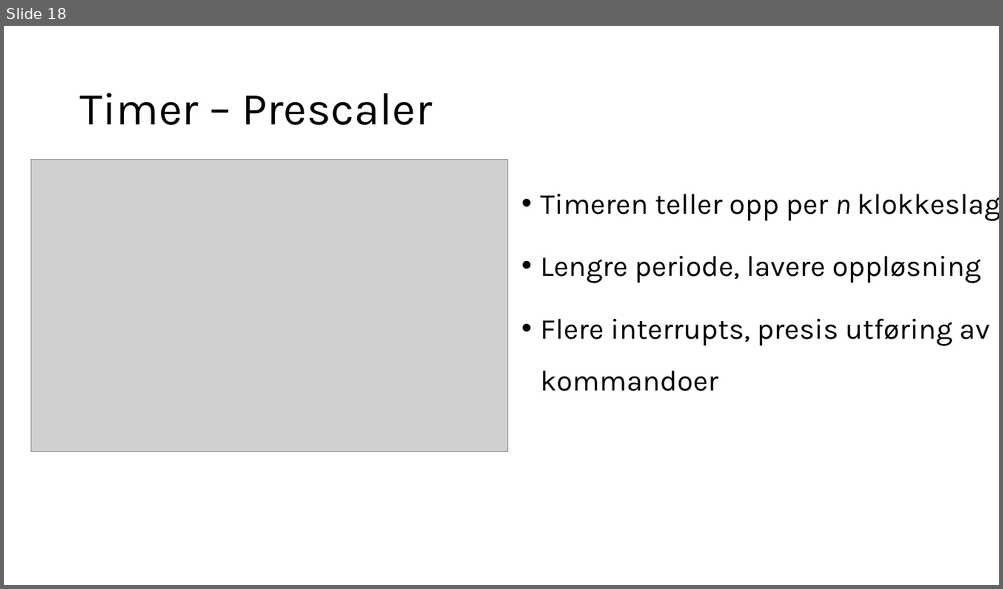
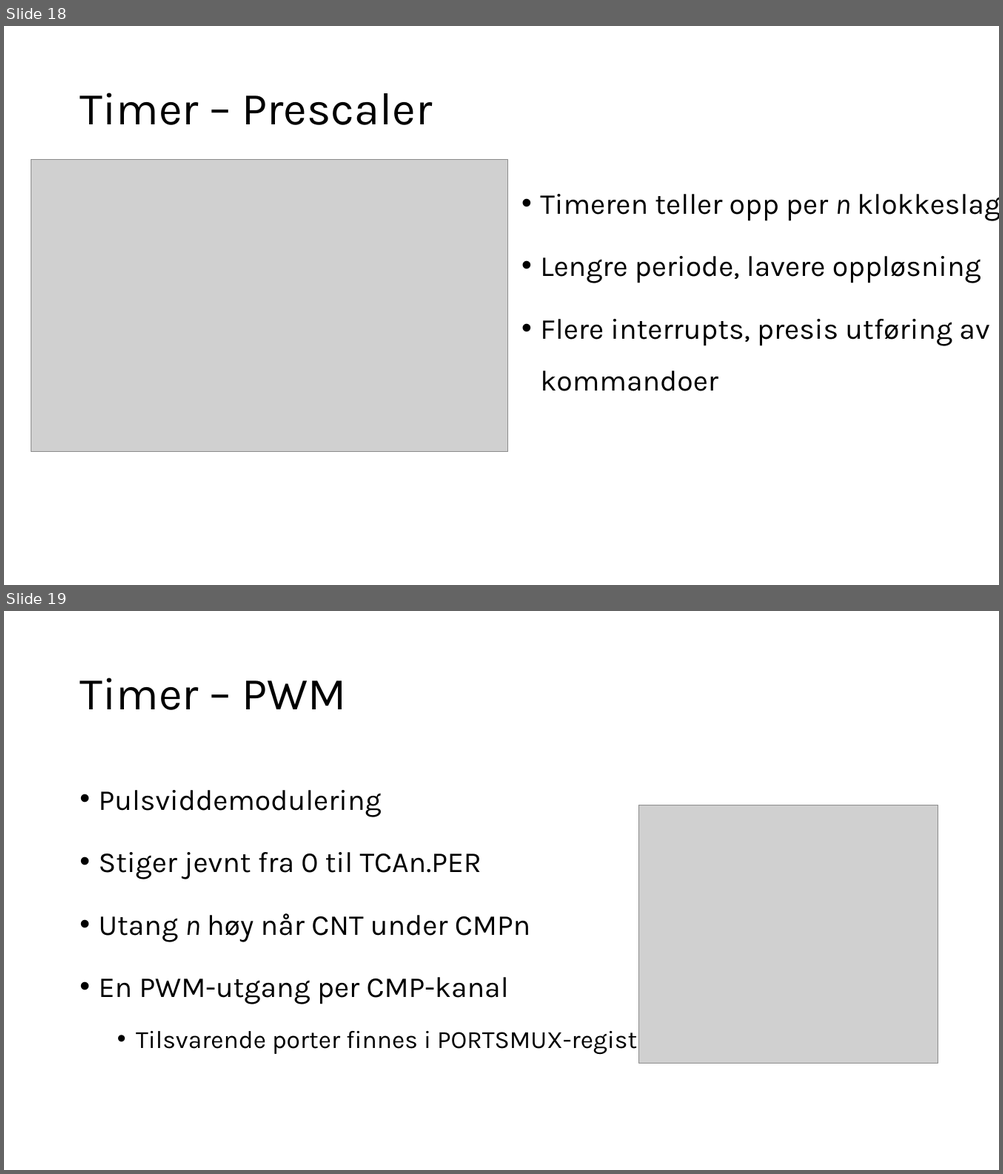
Before and after one commit to ElektraVerksted/AVR-kurs, a slide deck: Kursdag 2/Dag to.pptx. Shown one above the other, each under a label of ours: slide 18 before the commit, slides 18 and 19 after it. The pictures are 1003x589 and 1003x1174 pixels, drawn with LibreOffice and Linux fonts; fonts in the diff are those of the drawing; grey boxes stand for pictures. Boxes give left, top, right and bottom in pixels: in the first picture for what was removed or moved away, otherwise in the second. Text is boxed around its words. In the diff, an @@ line names an element or a change of style, - is before the commit and + after.

```diff
--- a/Kursdag 2/Dag to.pptx
+++ b/Kursdag 2/Dag to.pptx
@@ slide 19 added at <box>4,611,999,1170</box>, background #FFFFFF @@
@@ title added at <box>79,678,346,710</box>, 44 pt, text #000000 @@
+Timer – PWM
@@ text added at <box>99,790,659,1055</box>, 28 pt, text #000000 @@
+• Pulsviddemodulering
+• Stiger jevnt fra 0 til TCAn.PER
+• Utang n høy når CNT under CMPn
+• En PWM-utgang per CMP-kanal
+  • Tilsvarende porter finnes i PORTSMUX-register
@@ picture added at <box>639,805,938,1064</box> @@
```
Also in this commit, not shown: 1 slide changed, 9 other slides added, 1 slide removed.
